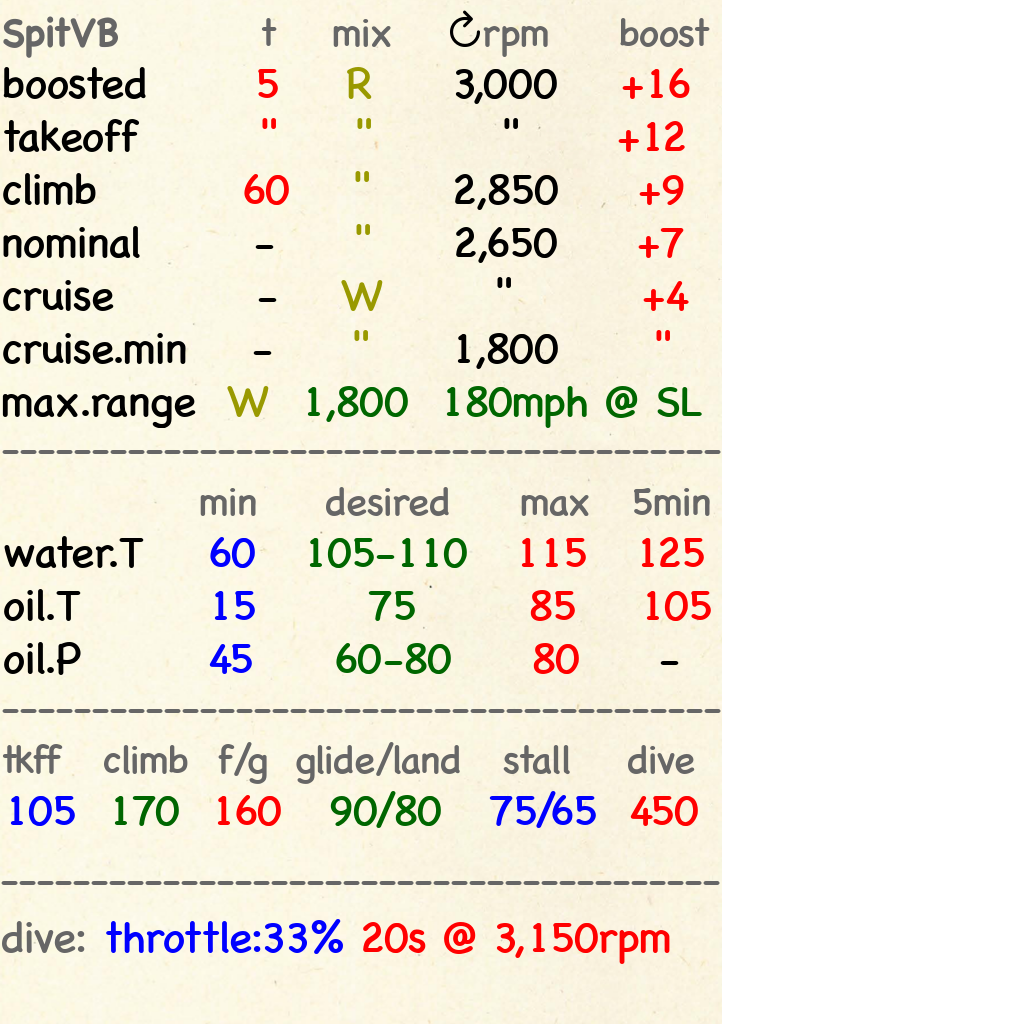
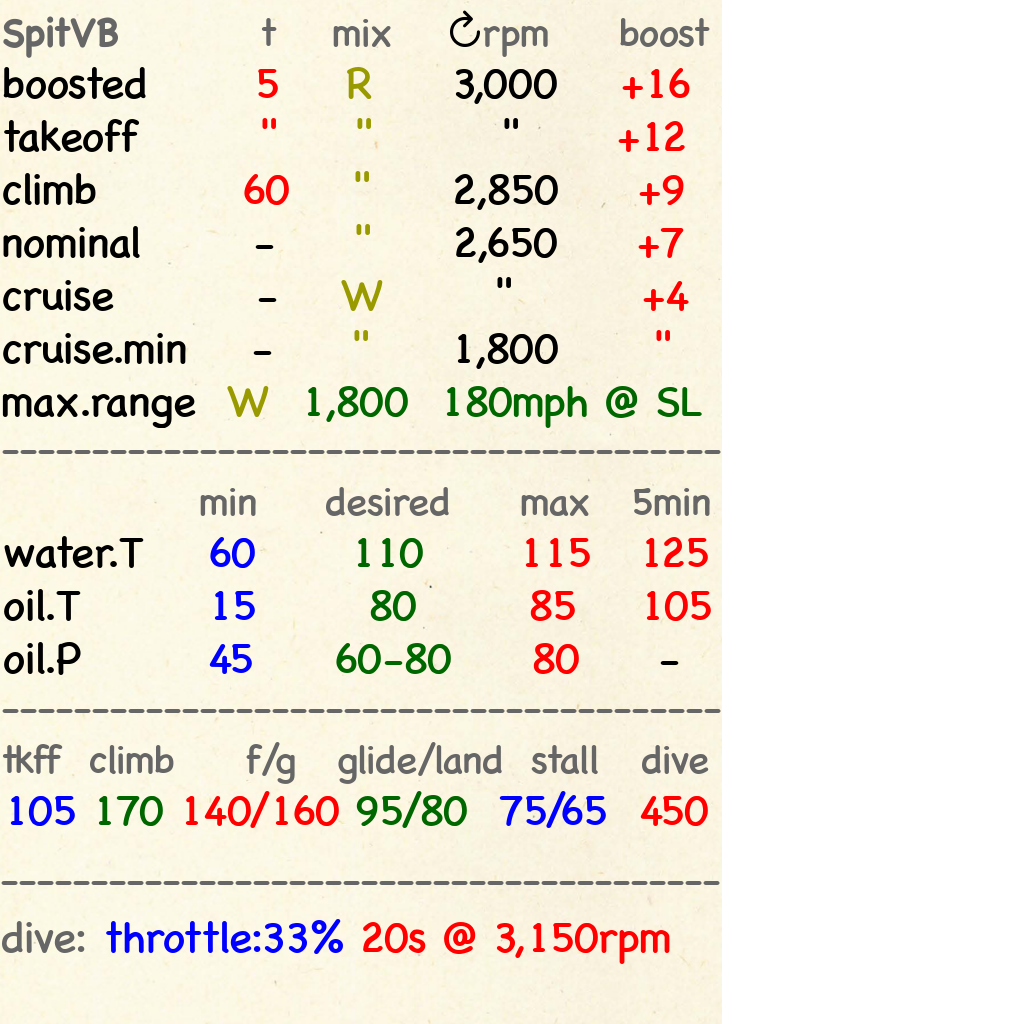
Comparing the layer stacks of the two 1024 × 1024 images. Changes:
painted on "min desired ..." over <box>309,537,708,621</box>
renamed "tkff climb f/g glide/l..." to "tkff climb f/g glid...", painted on it over <box>90,742,709,828</box>
